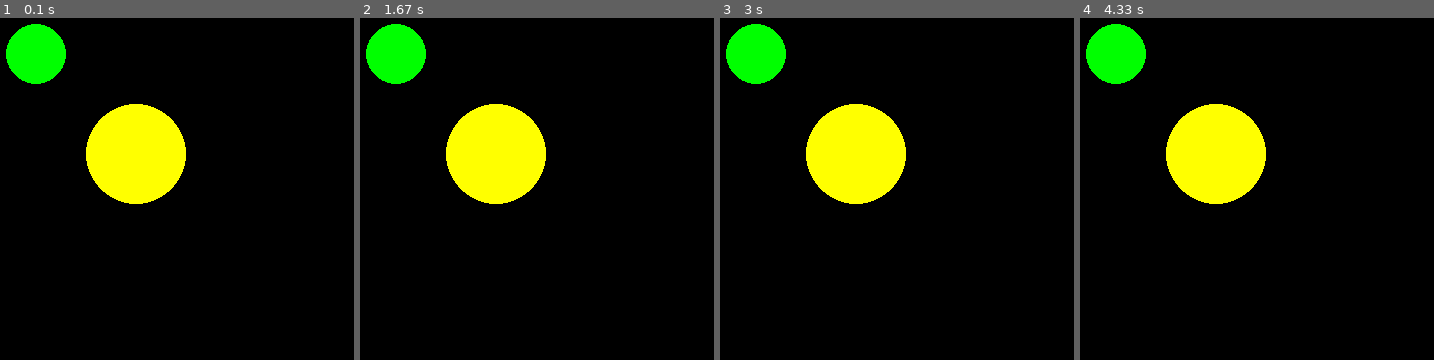
Above: before the commit, frames 1-4 (left to right).
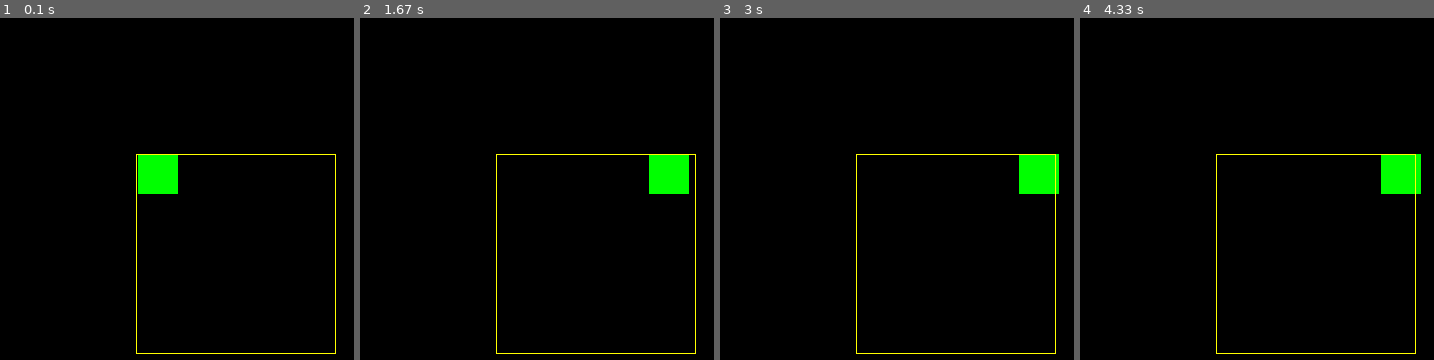
Above: after the commit, the same moments.

Repository: JaceEkko/gravityGame
Game: pygame game, started from OrbitTest.py
Same seed, same stepped clock (60 frames per second), same inputs: the game is played once before the commit and once after it.
Inputs:
- Up to frame 1 (0.1 s): no input
- Up to frame 2 (1.67 s): no input
- Up to frame 3 (3 s): no input
- Up to frame 4 (4.33 s): no input

The runs differ from the first frame. In frame 1, 9.3% of the frame differs, in the area x 1-95%, y 1-99%; in frame 2, 11%; in frame 3, 11%; in frame 4, 11%.

Commit message:
latest version of gravity slingshot code

Diff:
--- a/OrbitTest.py
+++ b/OrbitTest.py
@@ -1,44 +1,38 @@
 import pygame
 import math
+from datetime import timedelta
 pygame.init()
 
 win=pygame.display.set_mode((500,500))
 
 pygame.display.set_caption("jsdfghirf")
 
-##def move_coords(angle, radius, coords):
-##    theta = math.radians(angle)
-##    return int(coords[0] + radius * math.cos(theta)), int(coords[1] + radius * math.sin(theta))
-class PClass(object):
-    def __init__(self, x, y, radius):
-        self.x=x
-        self.y=y
-        self.radius=radius
-        self.vel_x=0
-        self.vel_y=0
-class SClass(object):
-    def __init__(self, x, y, radius, mass):
-        self.x=x
-        self.y=y
-        self.radius=radius
-        self.mass=mass
-def calcGravity(sun, planet):
-  'Returns acceleration of planet with respect to the sun'
-  diff_x = sun.x - planet.x
-  diff_y = sun.y - planet.y
-  acceleration = G * sun.mass / (diff_x ** 2 + diff_y ** 2)
-  accel_x = acceleration * diff_x / (diff_x ** 2 + diff_y ** 2)
-  accel_y = acceleration * diff_y / (diff_x ** 2 + diff_y ** 2)
-  return accel_x, accel_y
+x=250
+y=250
+width=40
+height=40
+x2=250
+y2=250
+width2=200
+height2=200
+count = 0
+force = 1
 
-#x=250
-#y=250
-#radius=2
-#angle = 0
-dt = 0.01  # size of time step
-G = 100 # gravitational constant
-planet=PClass(150,150,30)
-sun=SClass(250,250,50,10000)
+right = True
+down = True
+
+def inRange(xP, yP, xA, yA, width, height):
+    xB = False
+    yB = False
+    within = False
+    if(xP > xA and xP < xA + width):
+        xB = True
+    if(yP > yA and yP < yA + height):
+        yB = True
+    if xB and yB:
+        within = True
+    return within
+
 
 run=True
 while run:
@@ -48,8 +42,46 @@
         if event.type == pygame.QUIT:
             run = False
 
-    pygame.draw.circle(win, (0,255,0), (planet.x,planet.y), planet.radius)
-    pygame.draw.circle(win, (255,255,0), (sun.x,sun.y), sun.radius)
+    if inRange(x, y, x2, y2, width2, height2):
+        force += 0.03
+    else:
+        if force > 0:
+            force -= 0.03
+
+    if x < x2:
+        x += force
+    elif x > x2:
+        x -= force
+    if y < y2:
+        y += force
+    elif y > y2:
+        y -= force
+
+    #X Movement
+    if x+width < x2+width2 and right:
+        x+=1
+##    else:
+##        right = False
+##
+##    if x > x2 and not right:
+##        x-=1
+##    else:
+##        right = True
+
+    #Y Movement
+##    if y+height < y2+height2 and down:
+##        y+=0.1
+##    else:
+##        down = False
+##    if y > y2 and not down:
+##        y-=0.1
+##    else:
+##        down = True
+
+
+    win.fill((0,0,0))
+    pygame.draw.rect(win, (0,255,0), (x,y, width,height))
+    pygame.draw.rect(win, (255,255,0), (x2,y2,width2, height2 ), 1)
     pygame.display.update()
 
 
--- a/pygameTest2.py
+++ b/pygameTest2.py
@@ -18,18 +18,19 @@
         self.y=y
         self.width=width
         self.height=height
-        self.vel=8
+        self.velX=0
+        self.velY=0
         self.isJump=False
         self.jumpCount = 10
 
 class asteroid(object):
-    def __init__(self, x, y, radius):
+    def __init__(self, x, y, radius, forceCap):
         self.x=x
         self.y=y
         self.radius=radius
-        self.force=3
-        self.forceAdd=0.05
-        self.forceCap=10
+        self.force=0
+        self.forceAdd=(forceCap/10)
+        self.forceCap=forceCap
 
     def draw(self, win):
         win.blit(ast1, (self.x - self.radius/2, self.y- self.radius/2))#pygame.draw.circle(win, (0,255,0), (self.x, self.y), int(round(self.radius/2)))
@@ -51,8 +52,8 @@
 ay = 200
 
 #Main Loop
-man = player(200,410,64,64)
-asterLst = [asteroid(300,200,200), asteroid(800,200,200), asteroid(450,500,160)]
+man = player(10,10,64,64)
+asterLst = [asteroid(400,400,200, 10), asteroid(800,400,200, 20)]
 
 def reDrawGameWindow():
     win.blit(bg, (0,0))#win.fill((0,0,255))
@@ -65,54 +66,59 @@
 while run:
     pygame.time.delay(5)#include a delay to make things not run too fast
 
+    mCoords = pygame.mouse.get_pos()
+
+    man.x += man.velX
+    man.y += man.velY
     for event in pygame.event.get():#this loop knows all the events that could happen in pygame
         if event.type == pygame.QUIT: #you hit the close button, end game
             run = False
 
-    keys = pygame.key.get_pressed()#this is a list of all the keys
-    if keys[pygame.K_LEFT] and man.x > 0:
-        man.x -= man.vel
-    if keys[pygame.K_RIGHT] and man.x < sWidth - man.width:
-        man.x += man.vel
+        if event.type == pygame.MOUSEBUTTONUP:
+            man.velX = (mCoords[0] - man.x)/100
+            man.velY = (mCoords[1] - man.y)/100
 
-    if not(man.isJump):
-        if keys[pygame.K_UP] and man.y > 0:
-            man.y -= man.vel
-        if keys[pygame.K_DOWN] and man.y < sHeight - man.height:
-            man.y += man.vel
-        if keys[pygame.K_SPACE]:
-            man.isJump=True
-    else:
-        if man.jumpCount >= -10:
-            neg = 1
-            if man.jumpCount < 0:
-                neg = -1
-            man.y -= (man.jumpCount ** 2) * 0.5 * neg
-            man.jumpCount -= 1
 
-        else:
-            man.isJump = False
-            man.jumpCount = 10
+    #print(pygame.mouse.get_pos())
+
+
+##    keys = pygame.key.get_pressed()#this is a list of all the keys
+##    if keys[pygame.K_LEFT] and man.x > 0:
+##        man.x -= man.vel
+##    if keys[pygame.K_RIGHT] and man.x < sWidth - man.width:
+##        man.x += man.vel
+
+##    if keys[pygame.K_UP] and man.y > 0:
+##        man.y -= man.vel + a.force
+##    if keys[pygame.K_DOWN] and man.y < sHeight - man.height:
+##        man.y += man.vel + a.force
+##    if keys[pygame.K_SPACE]:
+##        man.isJump=True
 
     #gravity
     for a in asterLst:
+        man.y += a.force
+        man.x += a.force
         a.draw(win)
         if inRange(man.x, man.y, a.x, a.y, a.radius):
-            #a.force += a.forceAdd
-
-        #if man.x < a.x:
-            #man.x += a.forceAdd
-        #elif man.x > a.x:
-            #man.x -= a.forceAdd
-         if man.y < a.y:
-            a.force += 0.03
-            man.y += a.force
-         elif man.y > a.y:
-            a.force -= 0.03
-            man.y -= a.force
+            if man.y < a.y and a.force < a.forceCap:
+                a.force += a.forceAdd
+            elif man.y > a.y and a.force > -a.forceCap:
+                a.force -= a.forceAdd
+            if man.x < a.x and a.force < a.forceCap:
+                a.force += a.forceAdd
+            elif man.x > a.x and a.force > -a.forceCap:
+                a.force -= a.forceAdd
          #else:
             #if a.force > 0:
                 #a.force -= a.forceAdd
+
+##    if keys[pygame.K_UP] and man.y > 0:
+##        man.y -= man.vel + a.force
+##    if keys[pygame.K_DOWN] and man.y < sHeight - man.height:
+##        man.y += man.vel + a.force
+##    if keys[pygame.K_SPACE]:
+##        man.isJump=True
 
 
     reDrawGameWindow()
